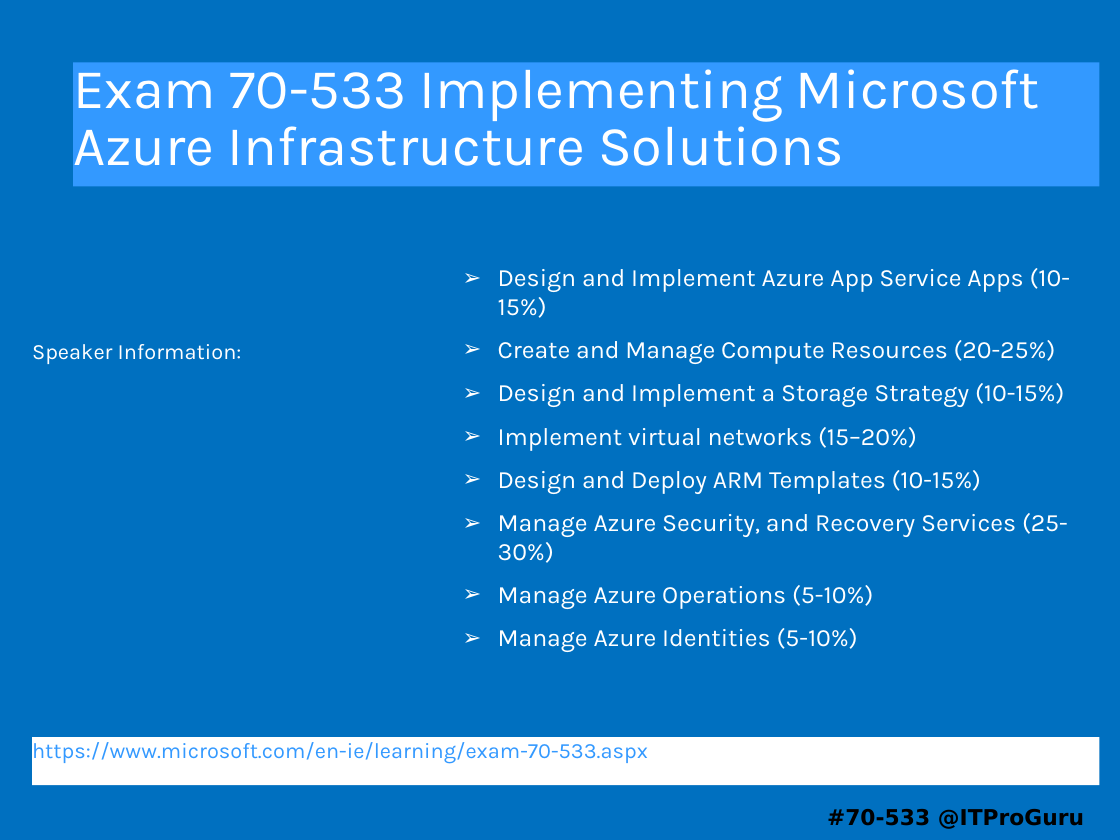
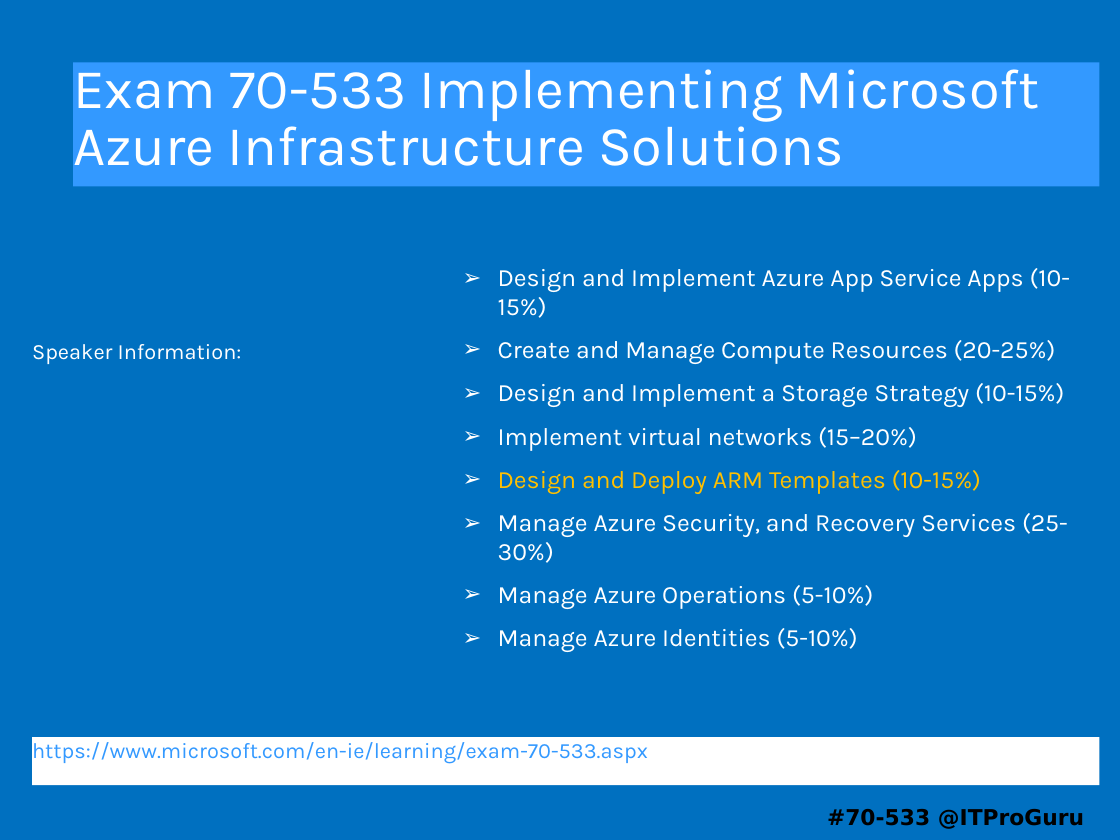
Before and after one commit to guruskill/70-533, a slide deck: slide 1 of 70-533-05-ARMTemplates.pptx. Drawn at 1120x840 pixels with LibreOffice and Linux fonts; fonts in the diff are those of the drawing. Boxes give left, top, right and bottom in pixels: in the first picture for what was removed or moved away, otherwise in the second. Text is boxed around its words. In the diff, an @@ line names an element or a change of style, - is before the commit and + after.

Commit message:
ARM Template Updates

```diff
--- a/70-533-05-ARMTemplates.pptx
+++ b/70-533-05-ARMTemplates.pptx
@@ subtitle at (x1=498, y1=470, x2=981, y2=494): text colour #FFFFFF to #FFC000 in "Design and Deploy ARM Templates (10-15%)" @@
```
Also in this commit, not shown: 10 other slides changed, 1 other file.
